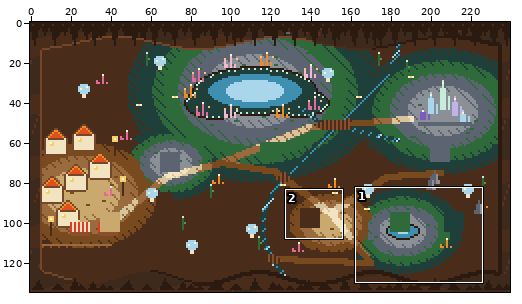
Pixel-art file: opus-test-run/aseprite/map-OC-up.aseprite. The picture above shows the old version from afar; the outline marks the close-up.
Close-up. Earlier state:
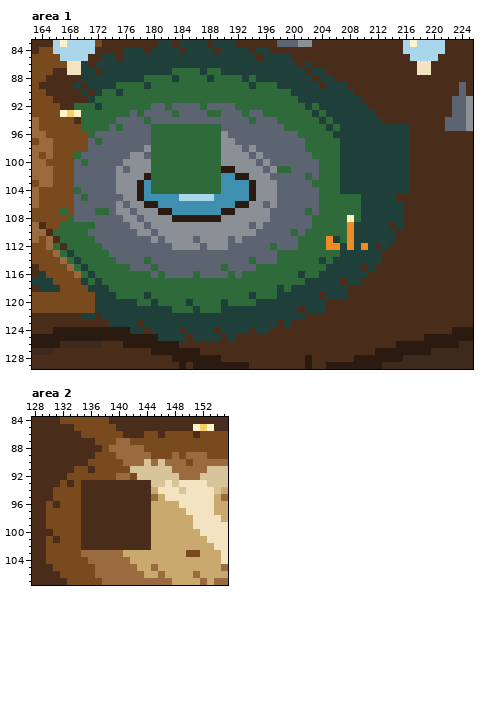
240x135 pixels, 1 frame. Shown: area 1: x 163..225, y 83..129; area 2: x 128..155, y 84..107. The commit also changed other parts of the picture, which this record leaves out.
The result:
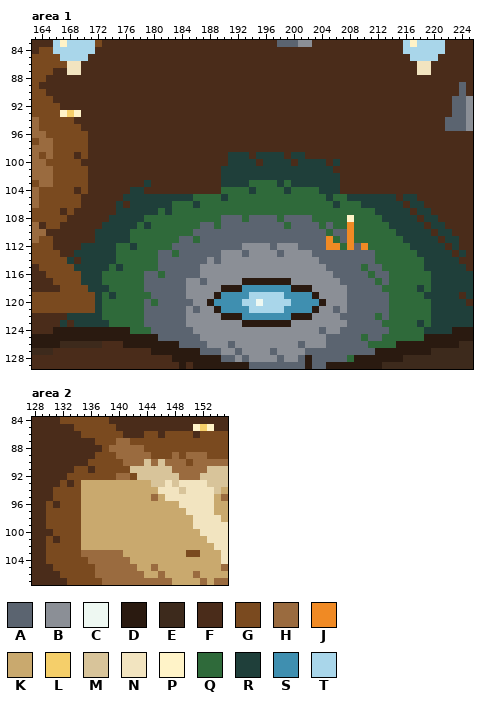
Palette (. is transparent): A #5b6470  B #8b8f96  C #eef8f2  D #2a1a10  E #3d2a1c  F #4a2c1a  G #7a4a1f  H #9a6b3f  J #f08a24  K #c9a96e  L #f5cf6a  M #d8c49a  N #f2e4c0  P #fff3c8  Q #2f6a3a  R #1f3f3a  S #3f8fb0  T #a9d6ea
Diff:
Changed rows in their new state; - is an unchanged pixel.
Area 1, layers "detail", "objects", "ground":
first column x 163:
 83 ------------------FF-FFFF-FFF----------------------------------
 84 -------------FFF-FFFF-FFFF-FFFF-FF-----------------------------
 85 ----------FF-FFFFFFFFFFFFFFFFFFF-FFFF--------------------------
 86 -------F-FFFFFFFFFFFFFFFFFFFFFFFFFFFFF-F-----------------------
 87 -------FF-FFFFFFFFFFFFFFFFFFFFFFFFFFFFF-FF---------------------
 88 -------FFFFFFFFFFFFFFFFFFFFFFFFFFFFFFFFF-FF--------------------
 89 ------F-FFFFFFFFFFFFFFFFFFFFFFFFFFFFFFFFF-FFF------------------
 90 -------F-FFFFFFFFFFFFFFFFFFFFFFFFFFFFFFFFFFFFF-----------------
 91 --------FFFFFFFFFFFFFFFFFFFFFFFFFFFFFFFFFFFFFFF----------------
 92 ------FFFFFFFFFFFFFFFFFFFFFFFFFFFFFFFFFFFFFFFFFF---------------
 93 -------FFFFFFFFFFFFFFFFFFFFFFFFFFFFFFFFFFFFFFFFFF--------------
 94 -------FFFFFFFFFFFFFFFFFFFFFFFFFFFFFFFFFFFFFFFFFFF-------------
 95 -------FFFFFFFFFFFFFFFFFFFFFFFFFFFFFFFFFFFFFFFFFFFFFFF---------
 96 --------FFFFFFFFFFFFFFFFFFFFFFFFFFFFFFFFFFFFFFFFFFFFFF---------
 97 --------FFFFFFFFFFFFFFFFFFFFFFFFFFFFFFFFFFFFFFFFFFFFFF---------
 98 --------FFFFFFFFFFFFFFFFFFFFFFFFFFFFFFFFFFFFFFFFFFFFFF---------
 99 ------FGFFFFFFFFFFFFFFFFFFFFRRRFRRRRFRRFFFFFFFFFFFFFFF---------
100 ------GFFFFFFFFFFFFFFFFFFFFFRRRRFRRRRFRRRRFRFFFFFFFFFF---------
101 ------GGFFFFFFFFFFFFFFFFFFFRRRRRRRRRRRRRRRRFFFFFFFFFFF---------
102 ------GGFFFFFFFFFFFFFFFFFFFRRRRRRRRRRRRRRRRRFFFFFFFFFF---------
103 ------GGFFFFFFFFRFFFFFFFFFFRRRRQQQQRQRRRRRRRFFFFFFFFFF---------
104 ------FGFFFFFFRRFFFFFFFFFFFQQQQRQQQQRQQQQRRRFFFFFFFFFF---------
105 ------GFFFFFFRRRRRRRRRRQQQQRQQQQQQQQQQQQQ-R--RR------RR--------
106 ------GFFFFFRFRRRRRRQQQRQQQQQQQQQQQQQQQQQ--R----------RR-------
107 ----F-FFFFFFRRRRRRQRQQQQQQQQQQQQQQQQQQQ-Q------QQ----R-RR------
108 -----FFFFFFRRRRRQQQQQQQQQQQAAAQAAA-Q-----------QQQ---RR-RR-----
109 ----FFFFFFRRRRRQRQQQQQQQAAQAAAA-A---Q---A-A---QQQQQR-RRR-RR----
110 ---FFFFFFRRRRRQQQQQQQQQAAAAAAAAA-----A-AAA-AA-QQQQQQRRRRR-RR---
111 --G-FFFFFRRRRRQQQQQQQAAQAAAA-A--------AAAA-QA-QQQQQQQRRRRR-RR--
112 --GF-FFRRRRRQQRQQQQQAAAA-AAA--BBBBABBBAAAA--Q-A-QQQQQQRRRRR-R--
113 ---GFFRRRRRRQQQQQQ--Q------BBB-BBBBABBBBAAAAAAAAAQQQQQQRRRRR-R-
114 ----GRFRRRRRQQQQ-Q-------B-BBBBBBBBBBBBBBAAAAAAAAQQQQQQQRRRRR--
115 -----GR-RRR-R-QQQ-------BBBBBBBBBBBBBBBBBBAAAAAQAAQQQQQQRRRRRR-
116 -F----GR-R------A------ABBBBBBBBBBBBBBBBBBBAAAAAQAAQQQQQQRRRRRR
117 FFF-----R-------AAAAAABBABBBBBDDDDDDDBBBBBBBAAAAAQAQQQQQQRRRRRR
118 -FFF------------AAAAAABBBBBDDDSSSSSSSDDDBBBBBAAAAAQQQQQRQRRRRRR
119 ----------Q-----QAAAAABBBBDSSSSTTTTTSSSSDBBBBAAAAAAQQQQQRRRRR-R
120 ----------QQQQQ-AQAAAAABBDSSSSTTCTTTTSSSSDBBBAAAAAAQQQQQQRRRRR-
121 ----------QQQQQQAAAAAABABBDSSSSTTTTTSSSSDBBABAAAAAAQQQQQQRRRRRR
122 -----RR--RQQQQQQAAAAAABBBBBDDDSSSSSSSDDDBBBBAAAAAQAQQQQQQRRRRRR
123 ----R-RRRRRQQQQQAAAAAABBBBBBBBDDDDDDDBBBBBBBBAAAAAQQQQQRQRRRRRR
124 --------------QQQAAAAAABBBBBBBBBBBBBBBBBBABBAAAAAAAQQQQQRRRR---
125 ------------------AAAAAABBBBBBBBBBBBBBBBBBAAAAAQAAQQQQQQ-------
126 ---------------------AAAABBBABBBBBBBBBABBBAAAAAAQQQQ-----------
127 ------------------------AAABBABBBBABBBBAAAAAAAAAA--------------
128 ---------------------------AABABBBBABBA-AAAAAQ-----------------
129 -------------------------------AAAAAAAA-AA---------------------
Area 2, layer "detail":
first column x 135:
 93 KKKKKKKKKK
 94 KKKKKKKKKK
 95 KKKKKKKKKK
 96 KKKKKKKKKK
 97 KKKKKKKKKK
 98 KKKKKKKKKK
 99 KKKKKKKKKK
100 KKKKKKKKKK
101 KKKKKKKKKK
102 KKKKKKKKKK
